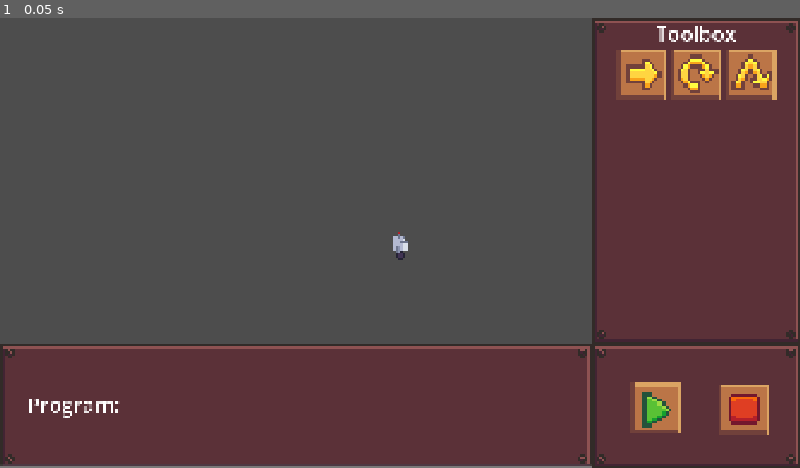
Above: before the commit, frame 1.
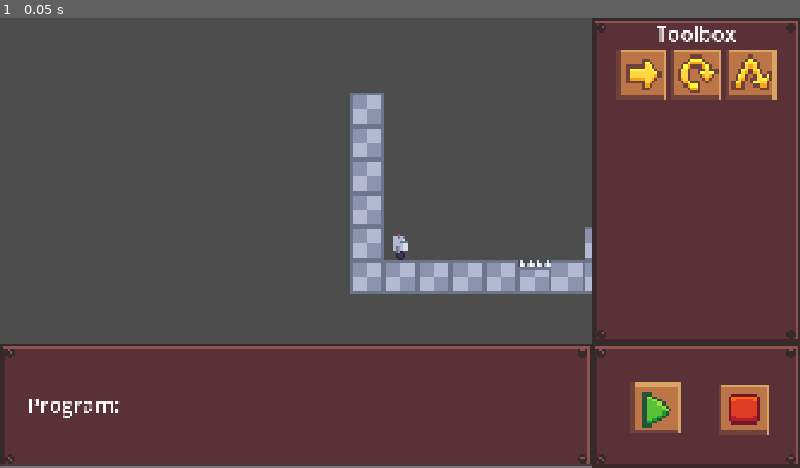
Above: after the commit, the same moment.

Repository: ricardobusta/gmtk-2025
Game: Godot game, scene res://levels/level_1.tscn
Two runs of this game, one before a commit and one after it. Both use one fixed random seed, a clock stepped at 60 frames per second and the inputs below. Before the commit the project starts from res://scenes/game.tscn.
Inputs:
- Up to frame 1 (0.05 s): no input

The runs differ from the first frame. In frame 1, 3.9% of the frame differs, in the area x 43-74%, y 16-62%.

Commit message:
reset position when stopping

Diff:
--- a/loop-robot/project.godot
+++ b/loop-robot/project.godot
@@ -11,7 +11,7 @@
 [application]
 
 config/name="LoopRobot"
-run/main_scene="uid://fk34b1turgan"
+run/main_scene="uid://3ui5tl5yy00w"
 config/features=PackedStringArray("4.4", "GL Compatibility")
 config/icon="res://icon.svg"
 
--- a/loop-robot/scripts/game_controller.gd
+++ b/loop-robot/scripts/game_controller.gd
@@ -19,6 +19,7 @@
 var is_interrupted := false
 var is_playing := false
 
+var start_position: Vector2i
 var map: LevelController
 
 func _ready() -> void:
@@ -29,8 +30,8 @@
 		printerr("Need to boot from a map")
 		return
 
-	var start_pos = map.local_to_map(map.start_position.position)
-	robot.global_position = map.map_to_local(start_pos)
+	start_position = map.map_to_local(map.local_to_map(map.start_position.position))
+	robot.global_position = start_position
 	map.start_position.queue_free()
 
 func set_map(tile_map: TileMapLayer) -> void:
@@ -71,6 +72,8 @@
 
 	print("Stop")
 	is_playing = false
+	robot.global_position = start_position
+	robot.scale = Vector2.ONE
 	stop_execution("Stop button clicked")
 
 func get_program_commands() -> Array[ProgramCommands.Command]:
@@ -95,9 +98,11 @@
 #
 	if side_terrain == TILE_SOLID:
 		stop_execution("Hit wall in front")
+		return
 
 	if side_terrain == TILE_SPIKE:
 		stop_execution("Hit spike wall!")
+		return
 
 	var ground_terrain := map.get_terrain_at_tile(target_grid_pos - Vector2i.UP,
 		 	LevelController.TileSide.TOP)
